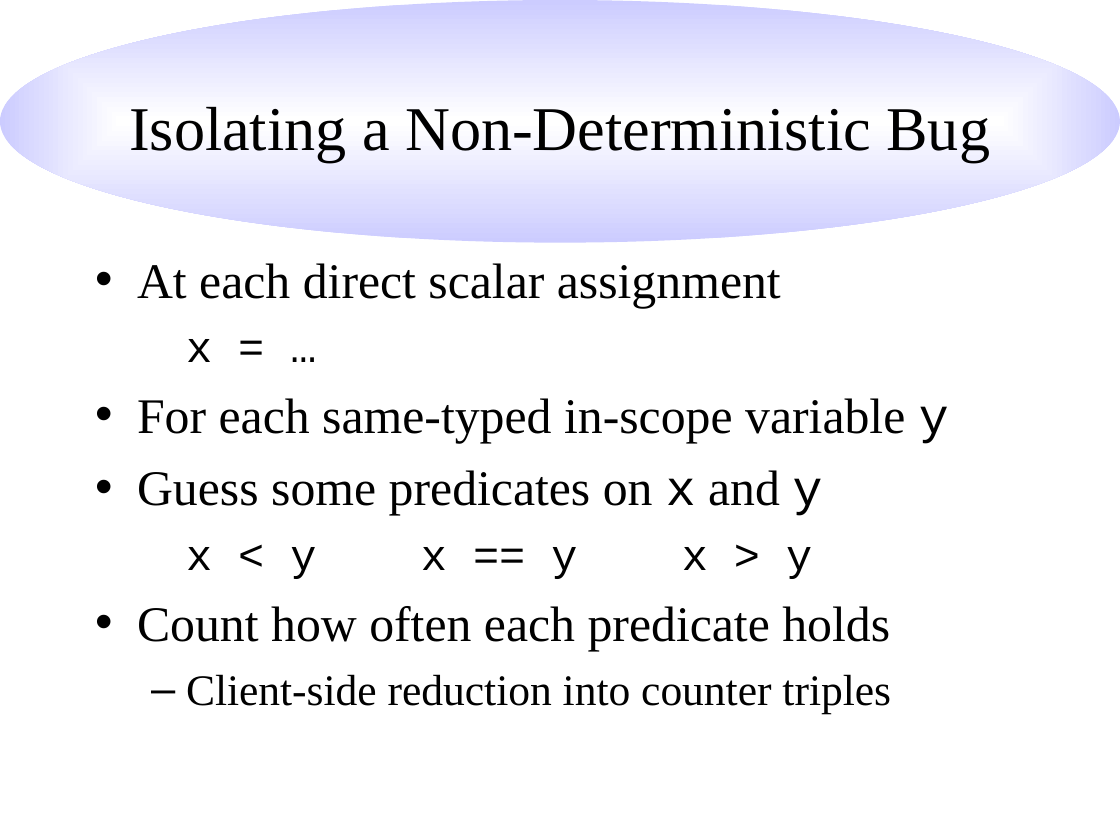
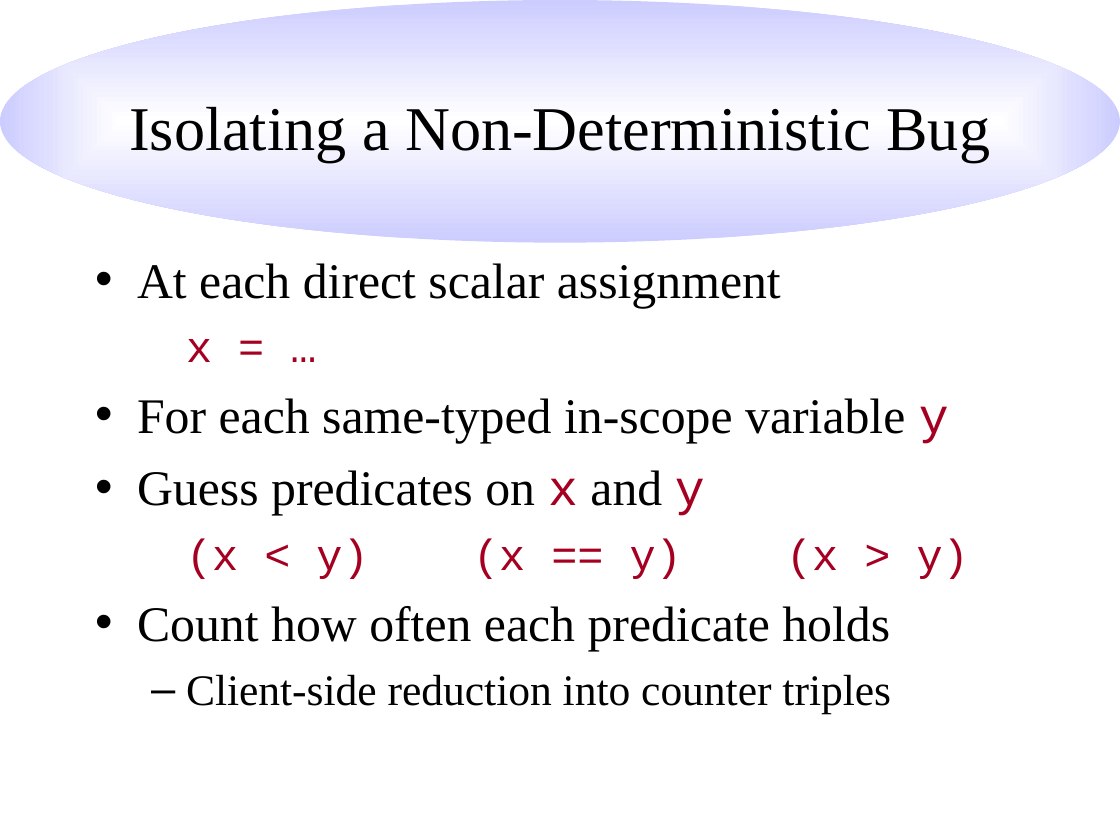
Before and after one commit to hlim1/sampler, a slide deck: slide 16 of paper/pldi.ppt (slide 9 before the commit). Drawn at 1120x840 pixels with LibreOffice and Linux fonts; fonts in the diff are those of the drawing. Boxes give left, top, right and bottom in pixels: in the first picture for what was removed or moved away, otherwise in the second. Text is boxed around its words. In the diff, an @@ line names an element or a change of style, - is before the commit and + after.

```diff
--- a/paper/pldi.ppt
+++ b/paper/pldi.ppt
@@ text at <box>137,339,949,444</box>: text colour #000000 to #A50021 in "x = …", "y" @@
@@ text at <box>137,470,969,579</box>: text changed @@
-• Guess some predicates on x and y
-  x < y x == y x > y
+• Guess predicates on x and y
+  (x < y) (x == y) (x > y)
```
Also in this commit, not shown: 8 other slides changed, 15 slides added, 2 slides removed.
